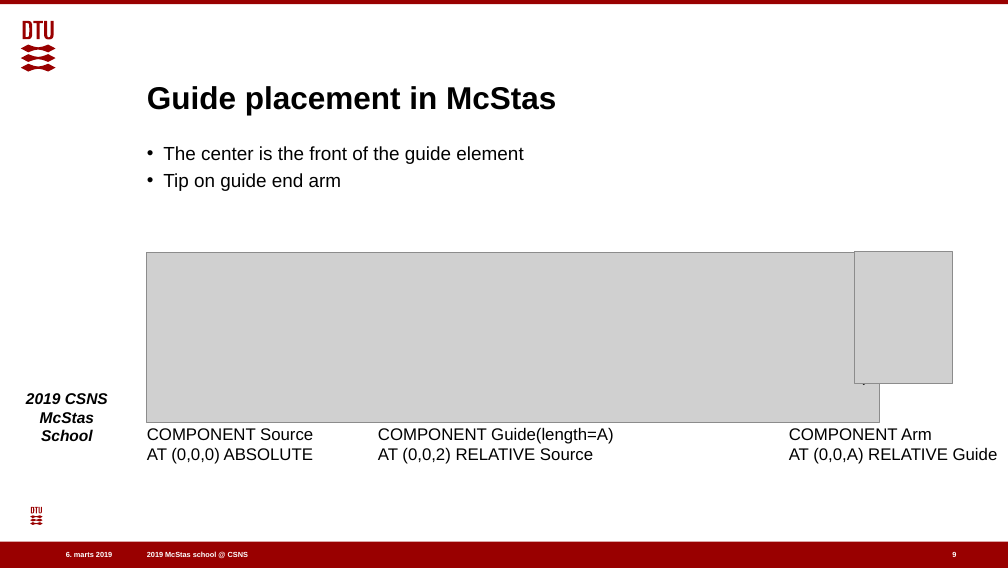
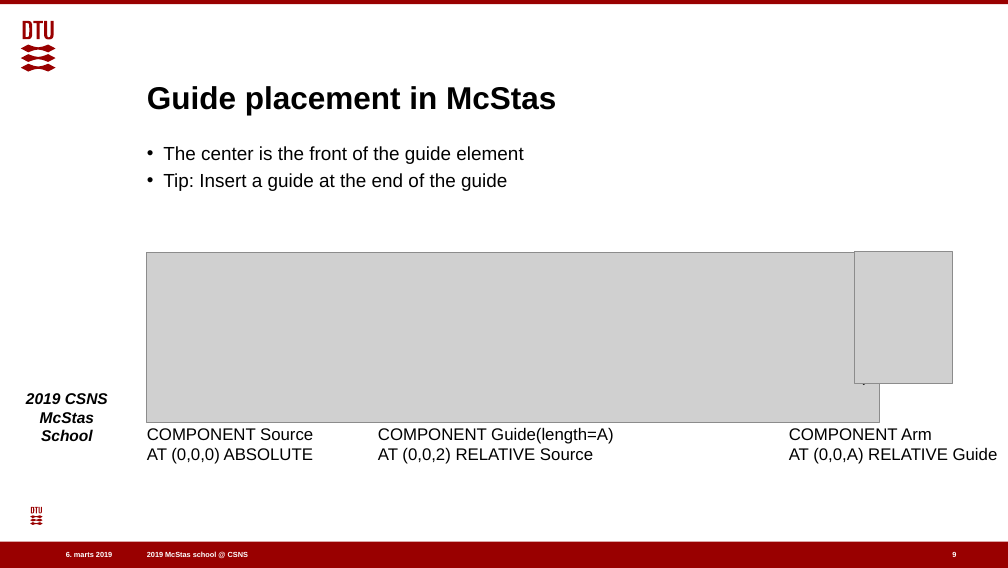
Before and after one commit to eddymaoui/Schools, a slide deck: slide 9 of CSNS_March_2019/2_Tuesday_March_26th/2_guides/guide_intro_talk.pptx. Drawn at 1008x568 pixels with LibreOffice and Linux fonts; fonts in the diff are those of the drawing; grey boxes stand for pictures; background and template pictures are left out. Boxes give left, top, right and bottom in pixels: in the first picture for what was removed or moved away, otherwise in the second. Text is boxed around its words. In the diff, an @@ line names an element or a change of style, - is before the commit and + after.

Commit message:
Slight update to guide talk

```diff
--- a/CSNS_March_2019/2_Tuesday_March_26th/2_guides/guide_intro_talk.pptx
+++ b/CSNS_March_2019/2_Tuesday_March_26th/2_guides/guide_intro_talk.pptx
@@ text at (163, 173, 507, 191): text changed @@
-• Tip on guide end arm
+• Tip: Insert a guide at the end of the guide
```
